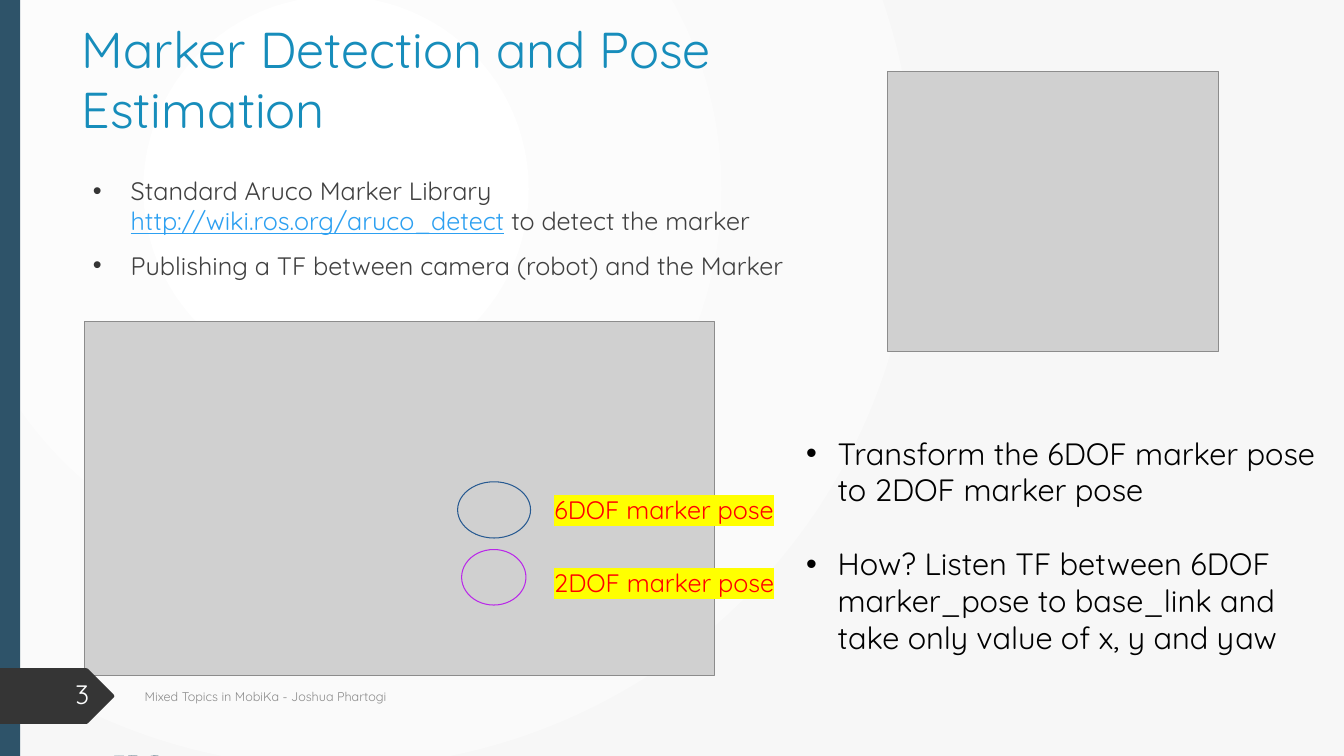
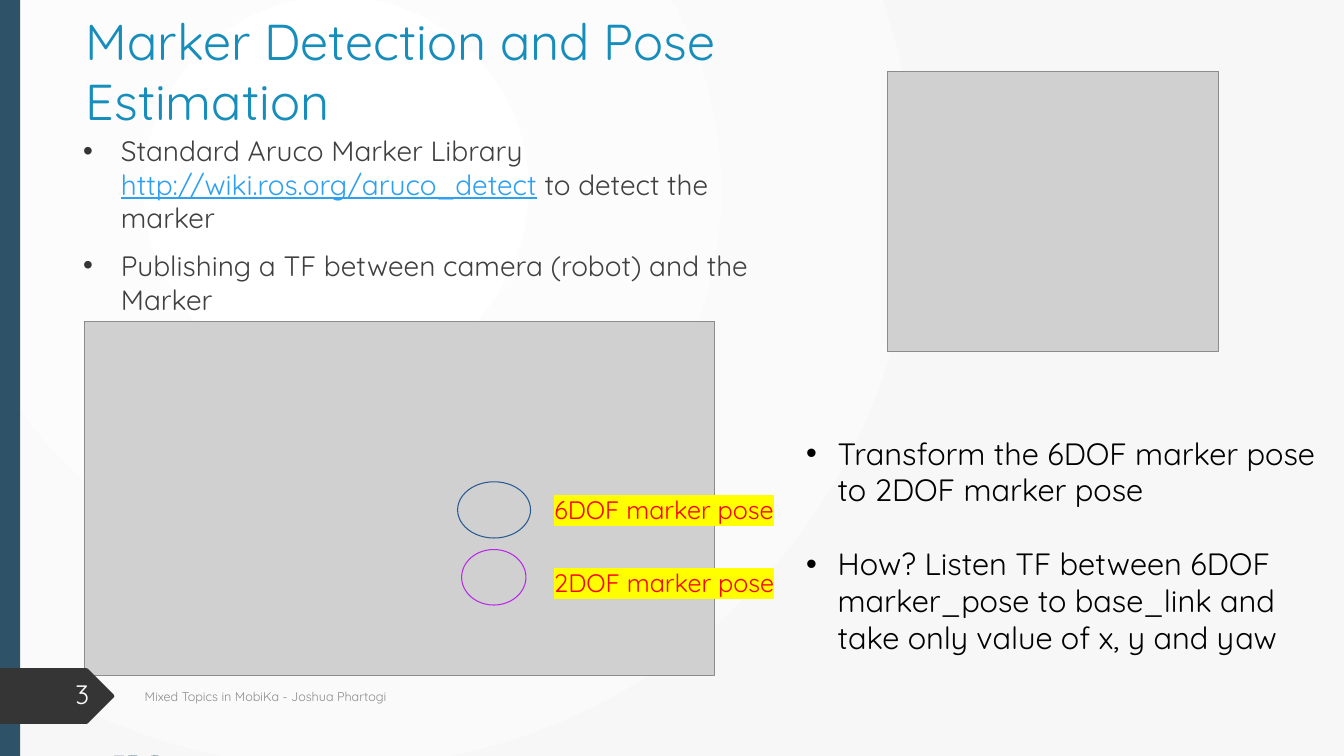
Before and after one commit to Jphartogi/Ipa_final_presentation, a slide deck: slide 3 of Internship Presentation.pptx. Drawn at 1344x756 pixels with LibreOffice and Linux fonts; fonts in the diff are those of the drawing; grey boxes stand for pictures. Boxes give left, top, right and bottom in pixels: in the first picture for what was removed or moved away, otherwise in the second. Text is boxed around its words. In the diff, an @@ line names an element or a change of style, - is before the commit and + after.

```diff
--- a/Internship Presentation.pptx
+++ b/Internship Presentation.pptx
@@ title "Marker Detection and Pose Estimation" moved from (x1=82, y1=30, x2=711, y2=129) to (x1=86, y1=22, x2=715, y2=121) @@
@@ text "Standard Aruco Marker Library http://wiki.ros.org/aruco_dete ..." moved from (x1=131, y1=181, x2=783, y2=280) to (x1=121, y1=140, x2=748, y2=311) @@
@@ text "Standard Aruco Marker Library http://wiki.ros.org/aruco_dete ..." at (x1=121, y1=140, x2=748, y2=311): size 18 to 20 pt @@
```
Also in this commit, not shown: 3 other slides changed, 1 slide added.
